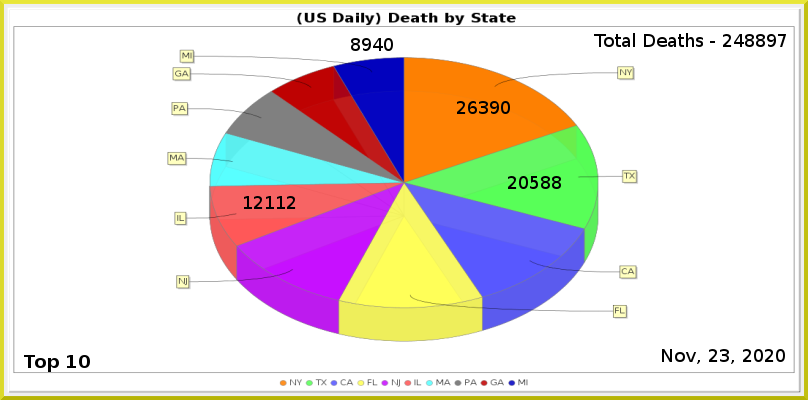
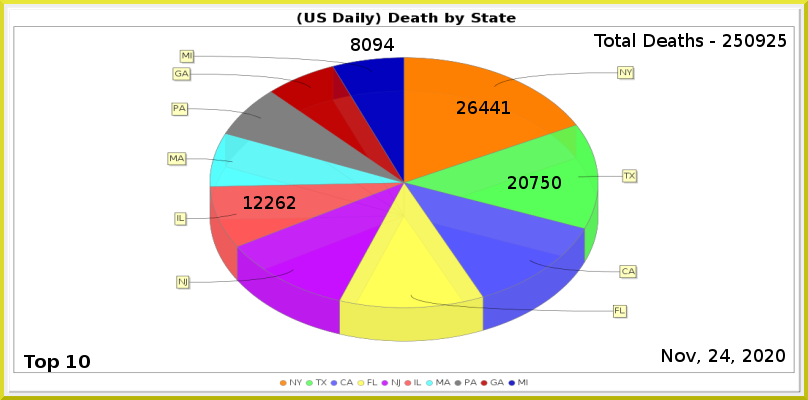
Layered file, before and after one edit (808×400). Changes by layer:
painted on "Least" over box(362, 38, 394, 51)
painted on "6" over box(265, 196, 285, 209)
painted on "2" over box(530, 176, 561, 189)
painted on "1" over box(479, 101, 510, 114)
renamed "Total Deaths - 248897" to "Total Deaths - 250925", painted on it over box(734, 34, 786, 47)
painted on "Current Date" over box(720, 349, 730, 362)
painted on "Death_by_State.png" over box(167, 49, 638, 342)
